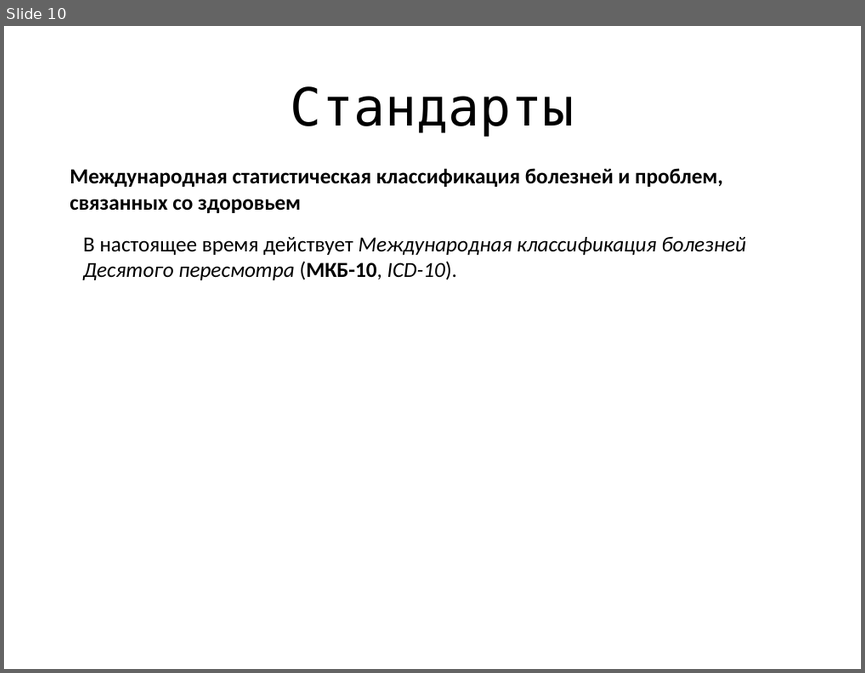
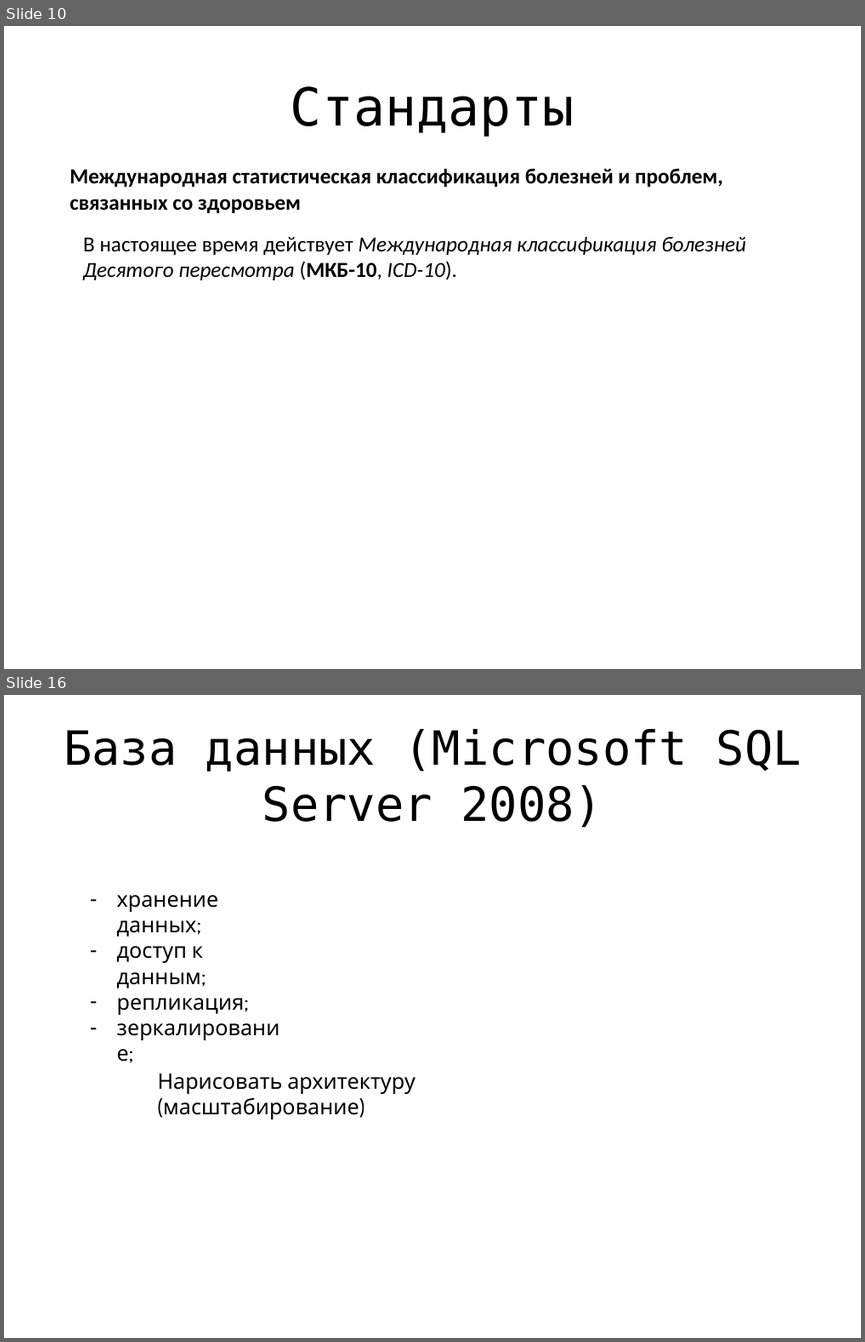
Before and after one commit to jpedraza/Health, a slide deck: Presentation/main.pptx. Shown one above the other, each under a label of ours: slide 10 before the commit, slides 10 and 16 after it; the slides between them are not shown. The pictures are 865x673 and 865x1342 pixels, drawn with LibreOffice and Linux fonts; fonts in the diff are those of the drawing. Boxes give left, top, right and bottom in pixels: in the first picture for what was removed or moved away, otherwise in the second. Text is boxed around its words. In the diff, an @@ line names an element or a change of style, - is before the commit and + after.

```diff
--- a/Presentation/main.pptx
+++ b/Presentation/main.pptx
@@ slide 16 added at [4, 695, 861, 1338], background #FFFFFF @@
@@ title added at [64, 729, 801, 828], 39.6 pt, text #000000 @@
+База данных (Microsoft SQL Server 2008)
@@ text added at [117, 895, 245, 1015], 18 pt, text #000000 @@
+– хранение данных;
+– доступ к данным;
+– репликация;
+– зеркалирование;
@@ text added at [158, 1073, 415, 1119], 18 pt, text #000000 @@
+Нарисовать архитектуру (масштабирование)
```
Also in this commit, not shown: 3 slides changed, 11 other slides added, 1 slide removed.
